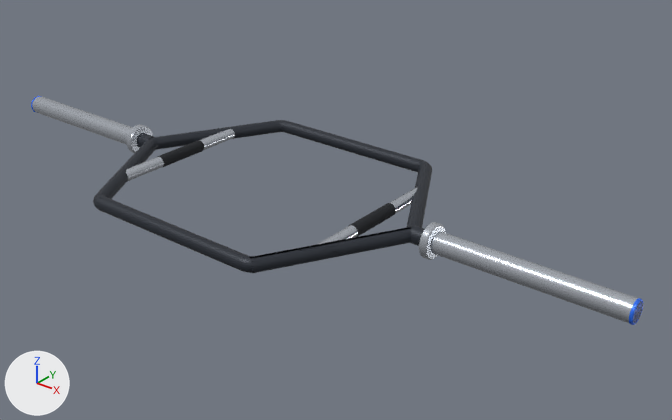
Renders of the glTF model exercise-motion/models/machines/prop-trap-bar.glb from each side of a commit.
Rendered twice from a camera (50 mm lens) standing at (1.409, -1.502, 0.925) and looking at (0.143, 0.08, -0.056). Arrows for +X, +Y and +Z are at lower left; the lights stay in place. The older version comes first. Where no turn or scale is listed for an object, it has been applied to the vertices.

In view in the first picture: 'frame.chrome', 'frame.frame', 'frame.grip' and 1 more.
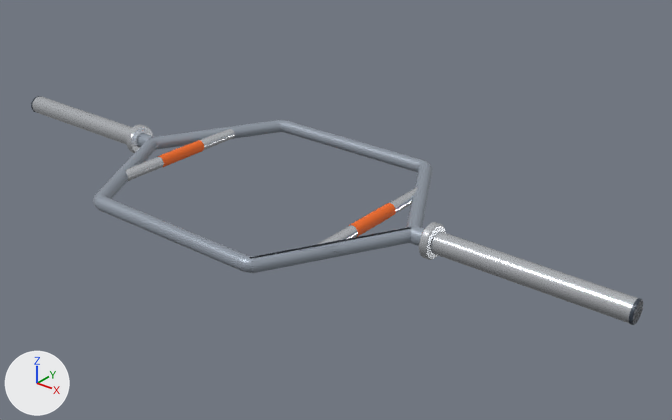
Where the change shows, as pixel boxes (x1, y1, x2, y2) in the pictures (672 x 420 px):
'frame.frame', recoloured (dark grey to grey): (93, 120, 432, 273) in both
'frame.grip', recoloured: (157, 140, 396, 237) in both

The edits, one by one:
Material 'mat_frame' (mat_mat_frame) changes colour from dark grey #2e333c to grey #99a2ae; in linear values from (0.0273, 0.0331, 0.0452) to (0.319, 0.361, 0.423).
Material 'mat_grip' (mat_mat_grip) changes colour from black #1a1d22 to orange #f26b1d; in linear values from (0.0103, 0.0123, 0.016) to (0.888, 0.147, 0.0123).
